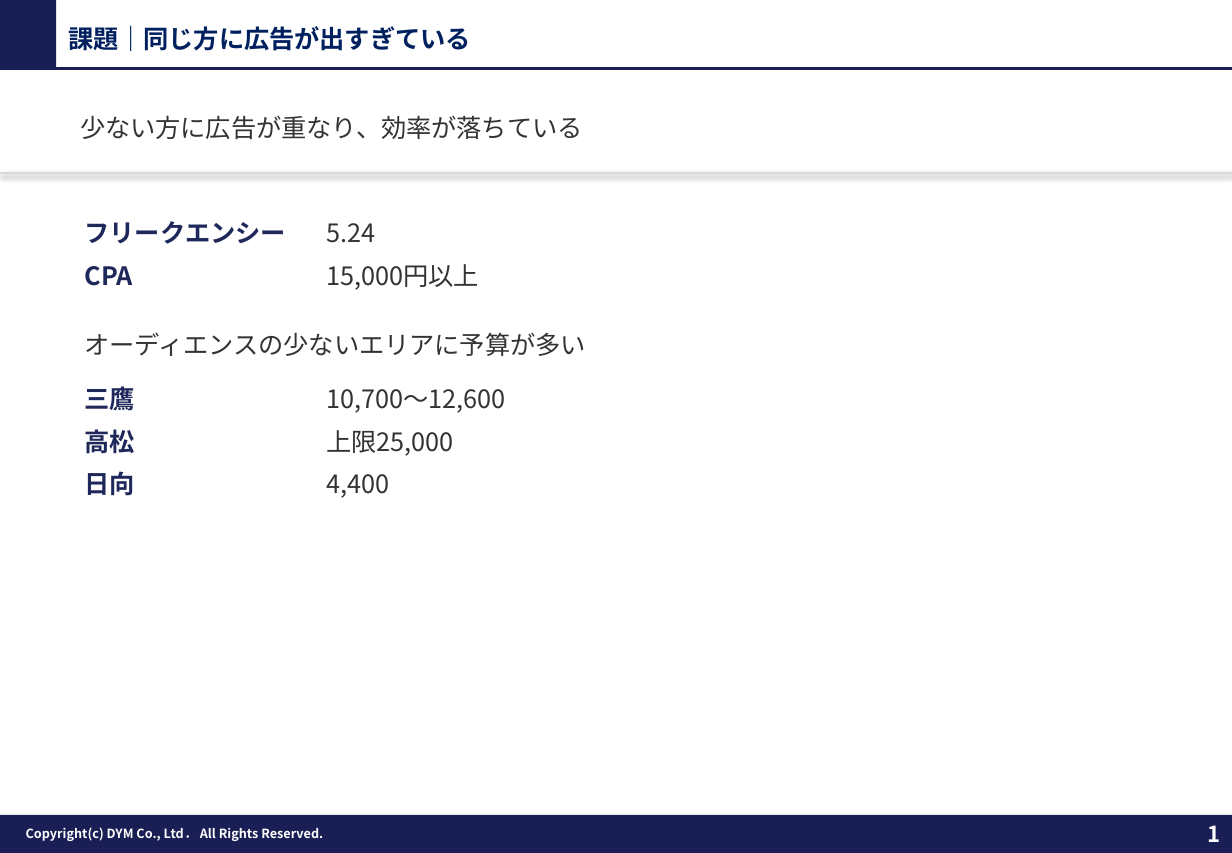
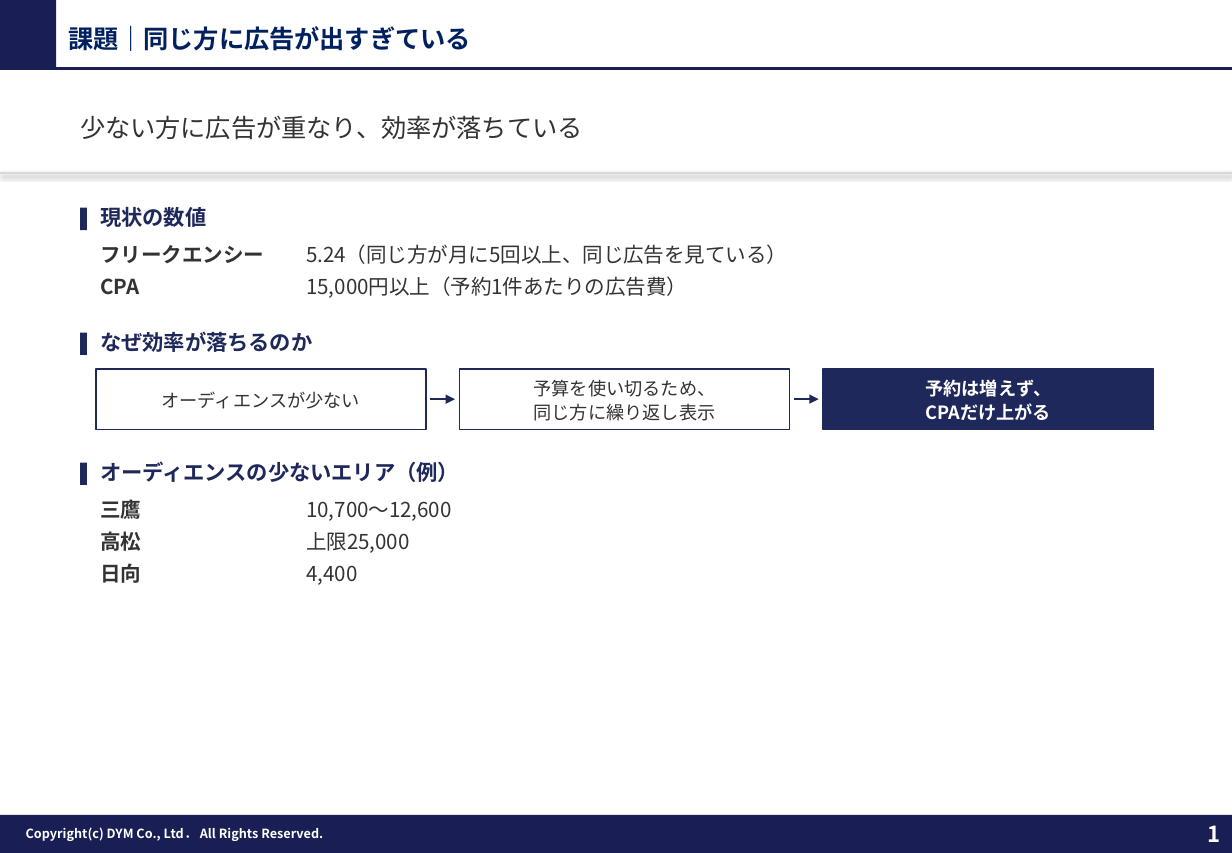
Before and after one commit to tonomura-r-dev/folder, a slide deck: slide 1 of 20261009_展示会LINE運用方針.pptx. Drawn at 1232x853 pixels with LibreOffice and Linux fonts; fonts in the diff are those of the drawing; background and template pictures are left out. Boxes give left, top, right and bottom in pixels: in the first picture for what was removed or moved away, otherwise in the second. Text is boxed around its words. In the diff, an @@ line names an element or a change of style, - is before the commit and + after.

```diff
--- a/20261009_展示会LINE運用方針.pptx
+++ b/20261009_展示会LINE運用方針.pptx
@@ rectangle added at box(80, 208, 86, 231), fill #1F285A @@
@@ text at box(100, 207, 206, 227): text changed; size 16 to 13.5 pt; text colour #333333 to #1F285A; bold on @@
-5.24
+現状の数値
@@ text "フリークエンシー": place and size @@
-text "フリークエンシー" at box(85, 221, 286, 244)
+text "フリークエンシー" at box(100, 245, 264, 263)
@@ text added at box(306, 244, 787, 264), 13 pt, text #333333 @@
+5.24（同じ方が月に5回以上、同じ広告を見ている）
@@ text "CPA": place and size @@
-text "CPA" at box(85, 266, 133, 286)
+text "CPA" at box(100, 278, 139, 295)
@@ text at box(306, 276, 687, 298): text changed; size 16 to 13 pt @@
-15,000円以上
+15,000円以上（予約1件あたりの広告費）
@@ rectangle added at box(80, 333, 86, 356), fill #1F285A @@
@@ text added at box(100, 331, 312, 352), 13.5 pt, text #1F285A, bold @@
+なぜ効率が落ちるのか
@@ rectangle added at box(96, 369, 425, 429), fill #FFFFFF, outline #1F285A 1 pt, 11.5 pt, text #333333 @@
+オーディエンスが少ない
@@ rectangle added at box(460, 369, 789, 429), fill #FFFFFF, outline #1F285A 1 pt, 11.5 pt, text #333333 @@
+予算を使い切るため、
+同じ方に繰り返し表示
@@ rectangle added at box(824, 369, 1154, 429), fill #1F285A, outline #1F285A 1 pt, 11.5 pt, text #FFFFFF, bold @@
+予約は増えず、
+CPAだけ上がる
@@ arrow added from (430, 399) to (455, 399), #1F285A 1.5 pt @@
@@ arrow added from (794, 399) to (819, 399), #1F285A 1.5 pt @@
@@ rectangle added at box(80, 463, 86, 486), fill #1F285A @@
@@ text at box(100, 461, 459, 482): text changed; size 16 to 13.5 pt; text colour #333333 to #1F285A; bold on @@
-オーディエンスの少ないエリアに予算が多い
+オーディエンスの少ないエリア（例）
@@ size 16 to 13 pt, text colour #1F285A to #333333 in 5 elements at box(100, 278, 139, 295), box(100, 245, 264, 263), box(100, 563, 141, 583), box(100, 531, 141, 551), box(100, 499, 141, 519) @@
@@ text "三鷹": place and size @@
-text "三鷹" at box(85, 386, 135, 411)
+text "三鷹" at box(100, 499, 141, 519)
@@ size 16 to 13 pt in 3 elements at box(306, 565, 357, 585), box(306, 532, 410, 553), box(306, 501, 452, 521) @@
@@ text "10,700〜12,600": place and size @@
-text "10,700〜12,600" at box(326, 389, 505, 413)
+text "10,700〜12,600" at box(306, 501, 452, 521)
@@ text "高松": place and size @@
-text "高松" at box(85, 429, 135, 454)
+text "高松" at box(100, 531, 141, 551)
@@ text "上限25,000": place and size @@
-text "上限25,000" at box(326, 430, 453, 456)
+text "上限25,000" at box(306, 532, 410, 553)
@@ text "日向": place and size @@
-text "日向" at box(85, 471, 135, 496)
+text "日向" at box(100, 563, 141, 583)
@@ text "4,400": place and size @@
-text "4,400" at box(326, 474, 389, 498)
+text "4,400" at box(306, 565, 357, 585)
```
Also in this commit, not shown: 4 other slides changed, 5 other files.
